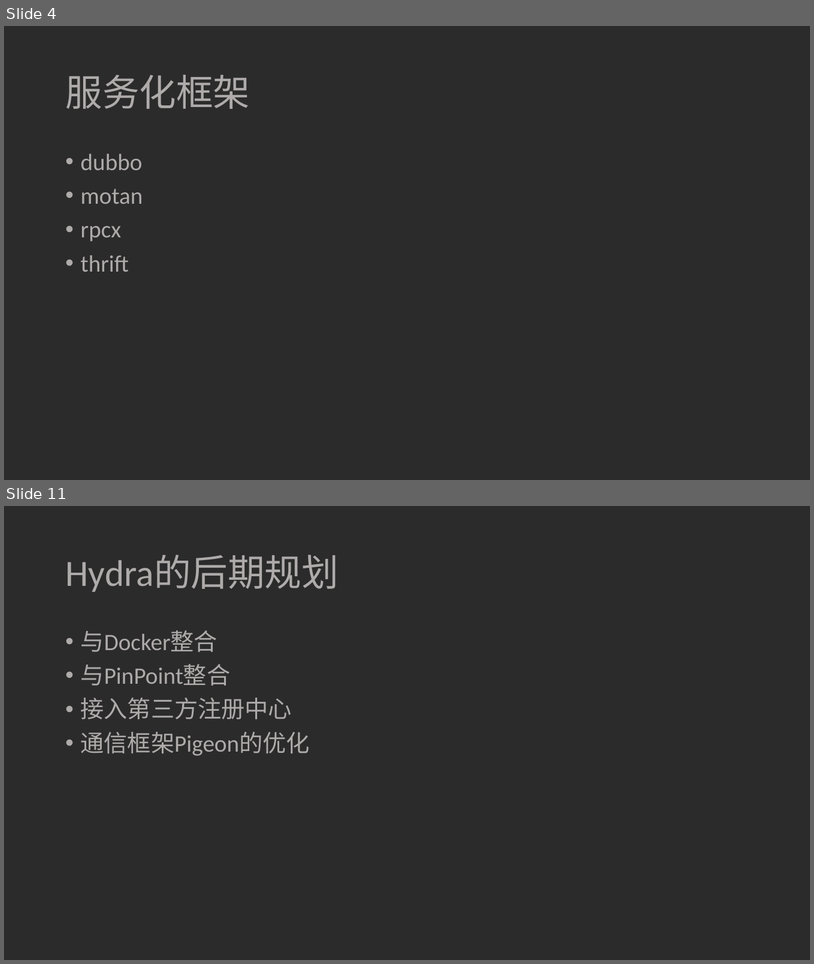
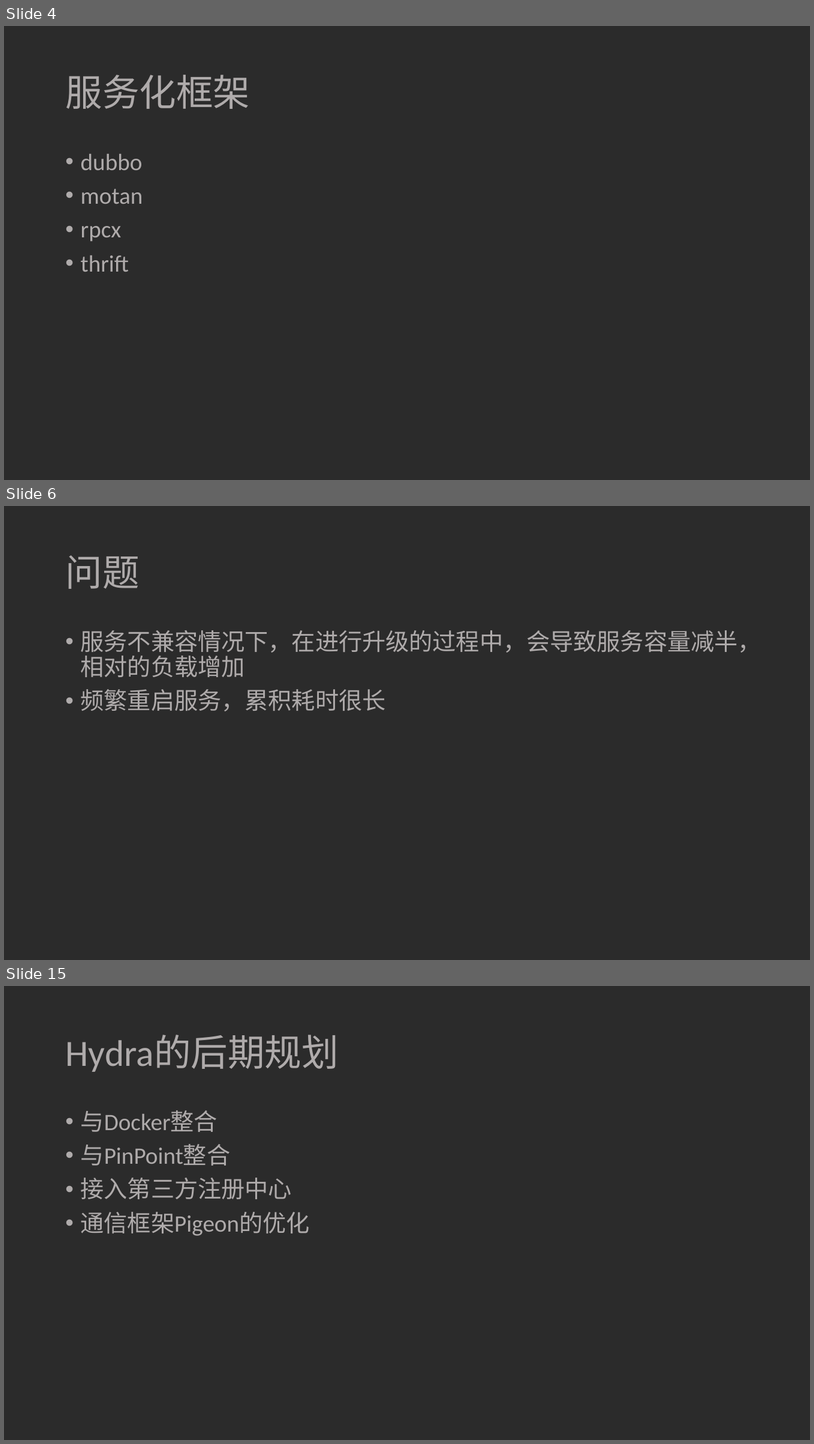
Before and after one commit to ivaneye/ivaneye.github.com, a slide deck: source/ppt/work/焦点服务化框架Hydra的演变-王一帆.pptx. Shown one above the other, each under a label of ours: slides 4 and 11 before the commit, slides 4, 6 and 15 after it; the slides between them are not shown. The pictures are 814x964 and 814x1444 pixels, drawn with LibreOffice and Linux fonts; fonts in the diff are those of the drawing; background and template pictures are left out; a plain dark background stands for a picture behind light text. Boxes give left, top, right and bottom in pixels: in the first picture for what was removed or moved away, otherwise in the second. Text is boxed around its words. In the diff, an @@ line names an element or a change of style, - is before the commit and + after.

```diff
--- a/source/ppt/work/焦点服务化框架Hydra的演变-王一帆.pptx
+++ b/source/ppt/work/焦点服务化框架Hydra的演变-王一帆.pptx
@@ slide 6 added at (4,506,810,960), background picture (left out) @@
@@ title added at (65,555,139,589), 44 pt, text #AFABAB @@
+问题
@@ text added at (81,630,762,711), 28 pt, text #AFABAB @@
+• 服务不兼容情况下，在进行升级的过程中，会导致服务容量减半，相对的负载增加
+• 频繁重启服务，累积耗时很长
@@ what was slide 11 is now slide 15 @@
```
Also in this commit, not shown: 4 slides changed, 5 other slides added, 2 slides removed, 1 other file.
